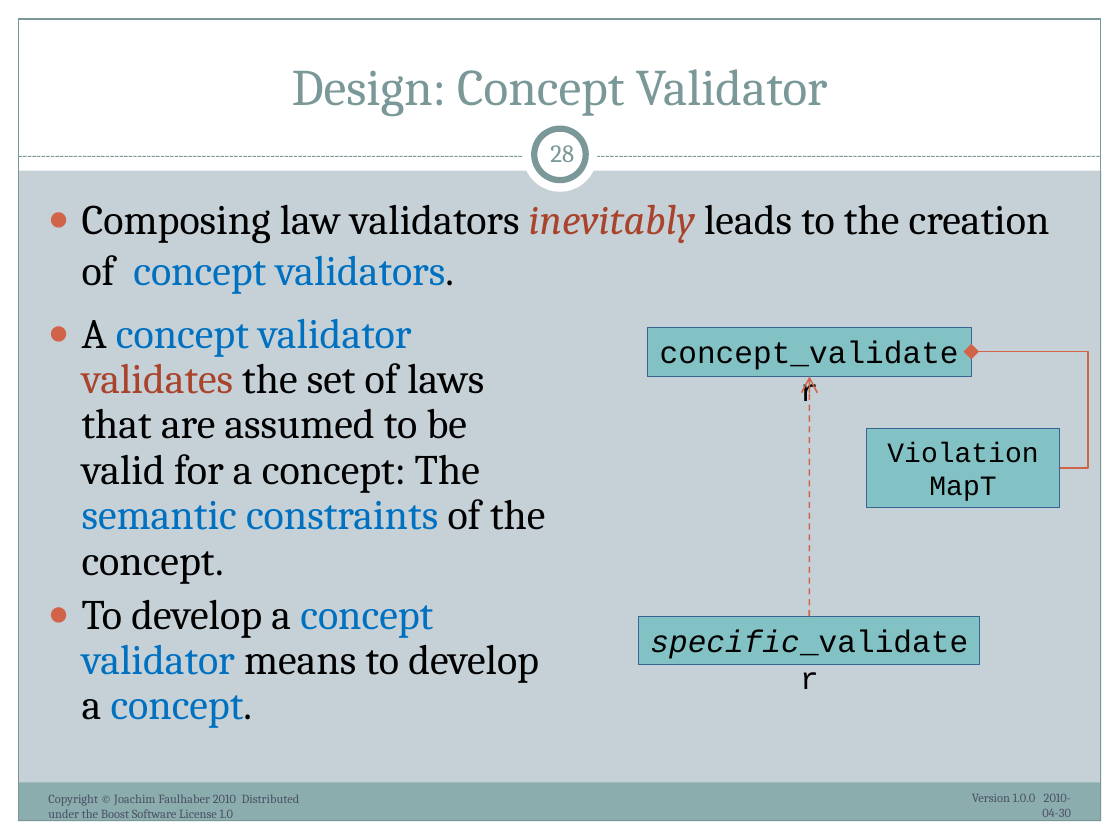
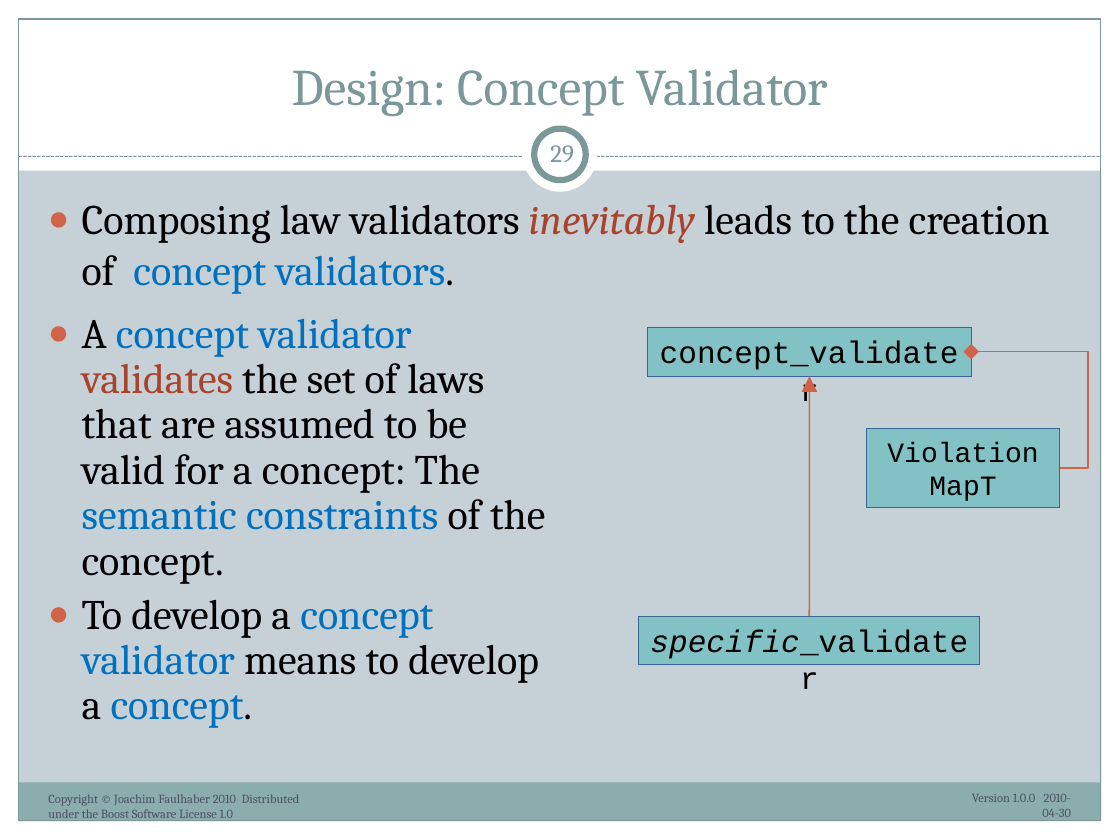
Before and after one commit to ryppl/boost-history, a slide deck: slide 29 of itl/libs/validate/doc/boostcon2010/BoostAlabaster.pptx (slide 28 before the commit). Drawn at 1120x840 pixels with LibreOffice and Linux fonts; fonts in the diff are those of the drawing. Boxes give left, top, right and bottom in pixels: in the first picture for what was removed or moved away, otherwise in the second. Text is boxed around its words. In the diff, an @@ line names an element or a change of style, - is before the commit and + after.

```diff
--- a/itl/libs/validate/doc/boostcon2010/BoostAlabaster.pptx
+++ b/itl/libs/validate/doc/boostcon2010/BoostAlabaster.pptx
@@ page number at (550, 145, 574, 162): text changed @@
-28
+29
@@ arrow (810, 616) - (810, 376): stroke #D16349 1 pt dashed to #D16349 1 pt; arrowheads changed @@
```
Also in this commit, not shown: 3 other slides changed, 1 slide added, 13 other files.
